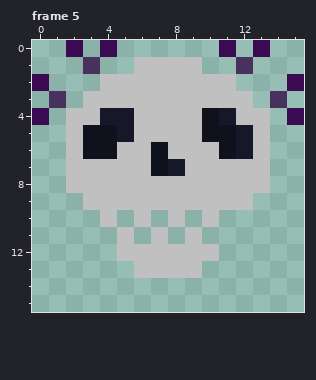
Two states of a pixel-art file, Sprites/Weapons_Spells/Death.aseprite. That is the earlier state.
16x16 pixels, 5 frames. Shown: frame 5. The commit also changed other frames, which this record leaves out.
The result:
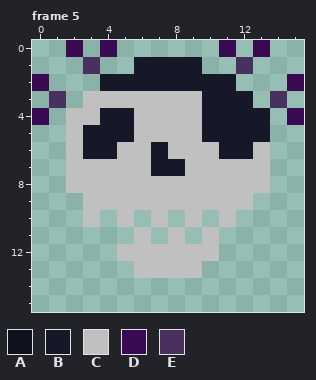
Palette (. is transparent): A #0f111d  B #161729  C #c0c0c0  D #3a0b53  E #48315f
Change:
layer "Orb" added
layer "Spell Effect" added
layer "Layer 1" removed
Frame 5:
The edit turns colour A into colour B in row 4 at x 10; in row 5 at x 3 to 4 and 10 to 11; in row 6 at x 3 to 4, 7 and 11; in row 7 at x 7.
The edit turns colour C into colour B in row 1 at x 6 to 9; in row 2 at x 4 to 11; in row 3 at x 10 to 12; in row 4 at x 12 to 13; in row 5 at x 13.
There is now colour C in row 10 at x 3, 5, 7, 9 and 11; in row 11 at x 6, 8 and 10.
The edit erases colour C in row 10 at x 4, 6, 8 and 10; in row 11 at x 5, 7 and 9.
